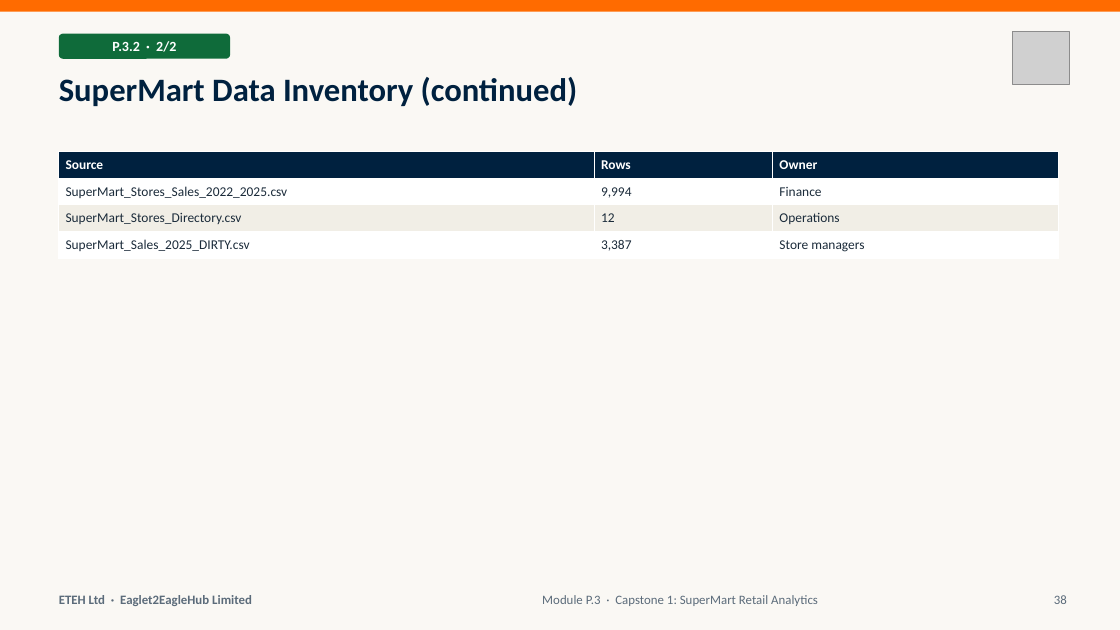
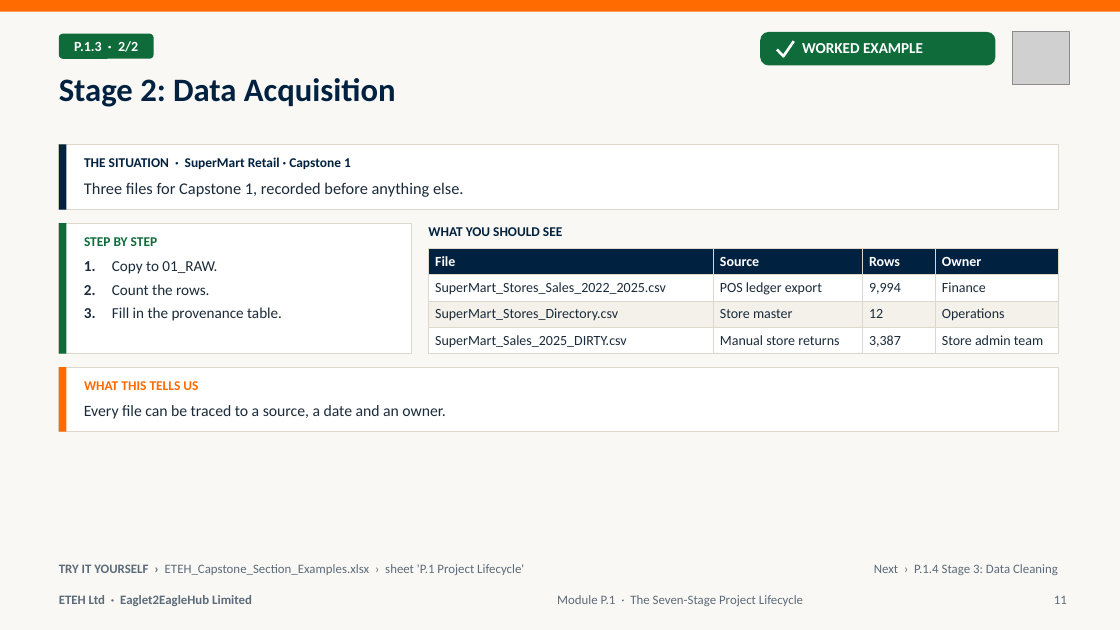
Before and after one commit to MaxiKen/ETEH, a slide deck: slide 11 of ETEH_Bootcamp_Pack/ETEH_Vol5_Capstone_Career_Slides.pptx (slide 38 before the commit). Drawn at 1120x630 pixels with LibreOffice and Linux fonts; fonts in the diff are those of the drawing; grey boxes stand for pictures. Boxes give left, top, right and bottom in pixels: in the first picture for what was removed or moved away, otherwise in the second. Text is boxed around its words. In the diff, an @@ line names an element or a change of style, - is before the commit and + after.

Commit message:
Vol5 v2: all 80 capstone/career topics revised (concept + worked example); capstone workbook text fixes

```diff
--- a/ETEH_Bootcamp_Pack/ETEH_Vol5_Capstone_Career_Slides.pptx
+++ b/ETEH_Bootcamp_Pack/ETEH_Vol5_Capstone_Career_Slides.pptx
@@ rounded rectangle: place and size @@
-rounded rectangle at bbox=[59, 34, 230, 59]
+rounded rectangle at bbox=[59, 34, 154, 59]
@@ text at bbox=[74, 41, 138, 52]: text changed @@
-P.3.2 · 2/2
+P.1.3 · 2/2
@@ rounded rectangle added at bbox=[760, 32, 996, 66], fill #0F6B3A @@
@@ freeform shape added at bbox=[777, 41, 794, 56], outline #FFFFFF 2.25 pt @@
@@ text added at bbox=[802, 43, 923, 53], 13 pt, text #FFFFFF, bold @@
+WORKED EXAMPLE
@@ title at bbox=[59, 78, 396, 107]: text changed @@
-SuperMart Data Inventory (continued)
+Stage 2: Data Acquisition
@@ rectangle added at bbox=[59, 145, 1059, 210], fill #FFFFFF, outline #DDD8CC 0.75 pt @@
@@ rectangle added at bbox=[59, 145, 66, 210], fill #00213F @@
@@ text added at bbox=[84, 157, 351, 169], 11.5 pt, text #00213F, bold @@
+THE SITUATION · SuperMart Retail · Capstone 1
@@ text added at bbox=[84, 182, 464, 197], 14 pt, text #1B2B3A @@
+Three files for Capstone 1, recorded before anything else.
@@ rectangle added at bbox=[59, 223, 412, 354], fill #FFFFFF, outline #DDD8CC 0.75 pt @@
@@ rectangle added at bbox=[59, 223, 66, 354], fill #0F6B3A @@
@@ text added at bbox=[84, 237, 158, 246], 11.5 pt, text #0F6B3A, bold @@
+STEP BY STEP
@@ text added at bbox=[428, 227, 562, 236], 11.5 pt, text #00213F, bold @@
+WHAT YOU SHOULD SEE
@@ text added at bbox=[84, 261, 282, 321], 13 pt, text #1B2B3A @@
+1. Copy to 01_RAW.
+2. Count the rows.
+3. Fill in the provenance table.
@@ table at bbox=[429, 249, 1060, 354] @@
-column 1: Source | SuperMart_Stores_Sales_2022_2025.csv | SuperMart_Stores_Directory.csv | SuperMart_Sales_2025_DIRTY.csv
+column 1: File | SuperMart_Stores_Sales_2022_2025.csv | SuperMart_Stores_Directory.csv | SuperMart_Sales_2025_DIRTY.csv
+column 2: Source | POS ledger export | Store master | Manual store returns
-column 4, row 4: Store managers
+column 4, row 4: Store admin team
@@ table: place and size @@
-table at bbox=[59, 151, 1059, 259]
+table at bbox=[429, 249, 1060, 354]
@@ rectangle added at bbox=[59, 367, 1059, 432], fill #FFFFFF, outline #DDD8CC 0.75 pt @@
@@ rectangle added at bbox=[59, 367, 66, 432], fill #FF6B00 @@
@@ text added at bbox=[84, 381, 198, 390], 11.5 pt, text #FF6B00, bold @@
+WHAT THIS TELLS US
@@ text added at bbox=[84, 405, 445, 419], 13.5 pt, text #1B2B3A @@
+Every file can be traced to a source, a date and an owner.
@@ text added at bbox=[59, 564, 524, 575], 11 pt, text #5B6B7A @@
+TRY IT YOURSELF › ETEH_Capstone_Section_Examples.xlsx › sheet 'P.1 Project Lifecycle'
@@ text added at bbox=[874, 564, 1058, 575], 11 pt, text #5B6B7A @@
+Next › P.1.4 Stage 3: Data Cleaning
@@ text at bbox=[557, 595, 803, 606]: text changed @@
-Module P.3 · Capstone 1: SuperMart Retail Analytics
+Module P.1 · The Seven-Stage Project Lifecycle
@@ text at bbox=[1054, 596, 1067, 604]: text changed @@
-38
+11
```
Also in this commit, not shown: 15 other slides changed, 156 slides added, 107 slides removed, 14 other files.
